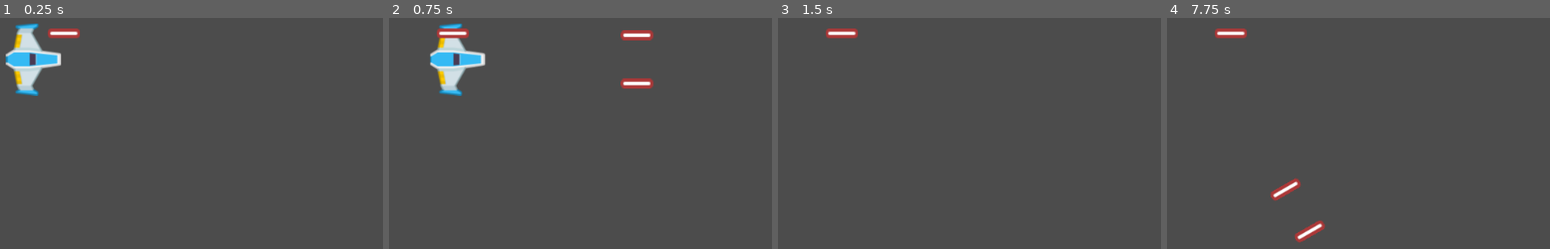
Above: before the commit, frames 1-4 (left to right).
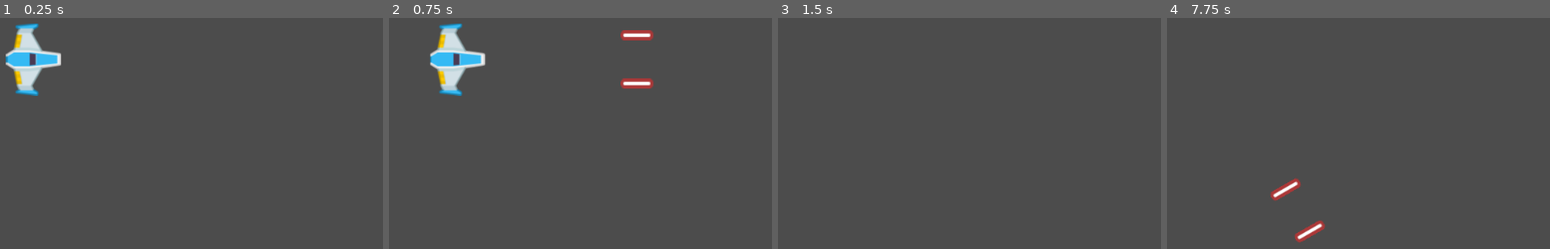
Above: after the commit, the same moments.

Repository: GimenezGeorge/Meteoritos
Game: Godot game, scene res://Juego/Niveles/NivelTest.tscn
Same seed, same stepped clock (60 frames per second), same inputs: the game is played once before the commit and once after it.
Inputs:
- Up to frame 1 (0.25 s): no input
- Up to frame 2 (0.75 s): tap Enter at 0.5 s; hold W (m_adelante) from 0.53 s (still down); hold Space (disparo_principal) from 0.53 s (still down)
- Up to frame 3 (1.5 s): release W (m_adelante) at 1.28 s; release Space (disparo_principal) at 1.28 s; hold S (m_atras) from 1.28 s (still down); tap A (rotar_antih) at 1.35 s
- Up to frame 4 (7.75 s): tap Space (disparo_principal) at 2, 2.85, 3.5, 5, 7.35 s; release S (m_atras) at 2.03 s; hold D (rotar_hor) 2.03-2.78 s; hold W (m_adelante) 2.03-3.53 s; tap Enter at 2.75, 4.25 s; hold A (rotar_antih) 3.53-4.28 s; hold S (m_atras) 3.53-5.78 s; tap D (rotar_hor) at 4.35 s; hold Space (disparo_principal) 5.03-5.78 s; hold W (m_adelante) from 5.78 s (still down); tap A (rotar_antih) at 5.85 s; hold D (rotar_hor) 6.53-7.28 s

The runs differ from the first frame. In frame 1, 0.4% of the frame differs, in the area x 12-21%, y 4-9%; in frame 2, 0.4%; in frame 3, 0.4%; in frame 4, 0.4%.

Commit message:
Revision_SFX

Diff:
--- a/Juego/Niveles/Naves/Player.tscn
+++ b/Juego/Niveles/Naves/Player.tscn
@@ -34,7 +34,4 @@
 [node name="PuntoDerecho" parent="Canion" index="1"]
 position = Vector2( 0, 33 )
 
-[node name="DisparoSFX" parent="Canion" index="2"]
-bus = "SFX"
-
 [editable path="Canion"]
--- a/Juego/Niveles/NivelTest.tscn
+++ b/Juego/Niveles/NivelTest.tscn
@@ -13,4 +13,5 @@
 potencia_rotacion = 600
 
 [node name="Area2D" parent="." instance=ExtResource( 2 )]
+visible = false
 position = Vector2( 590, 241.5 )
